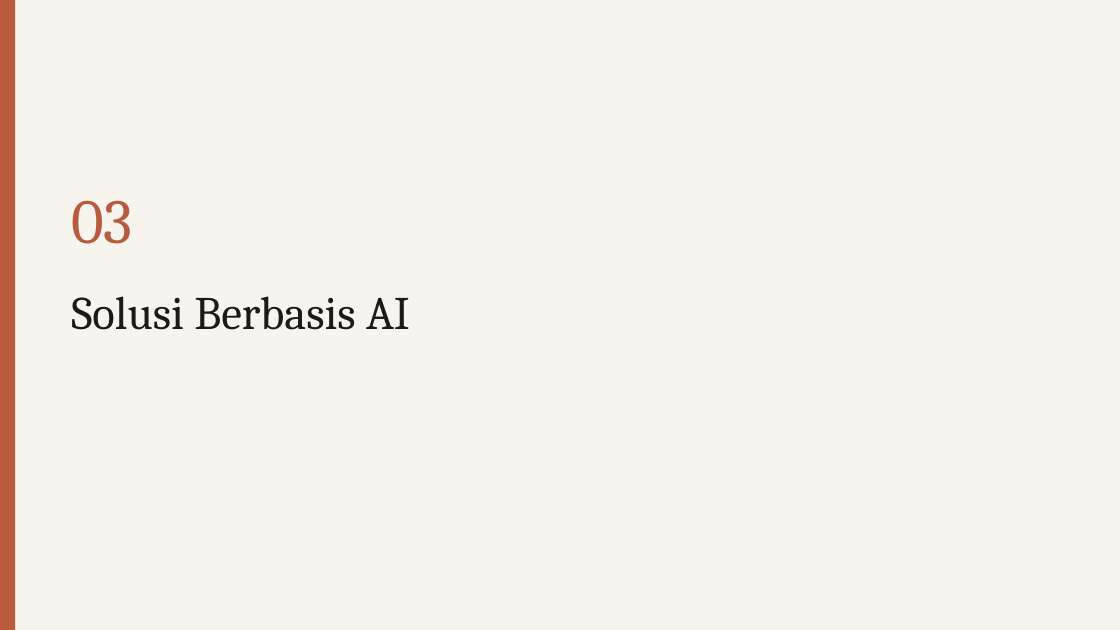
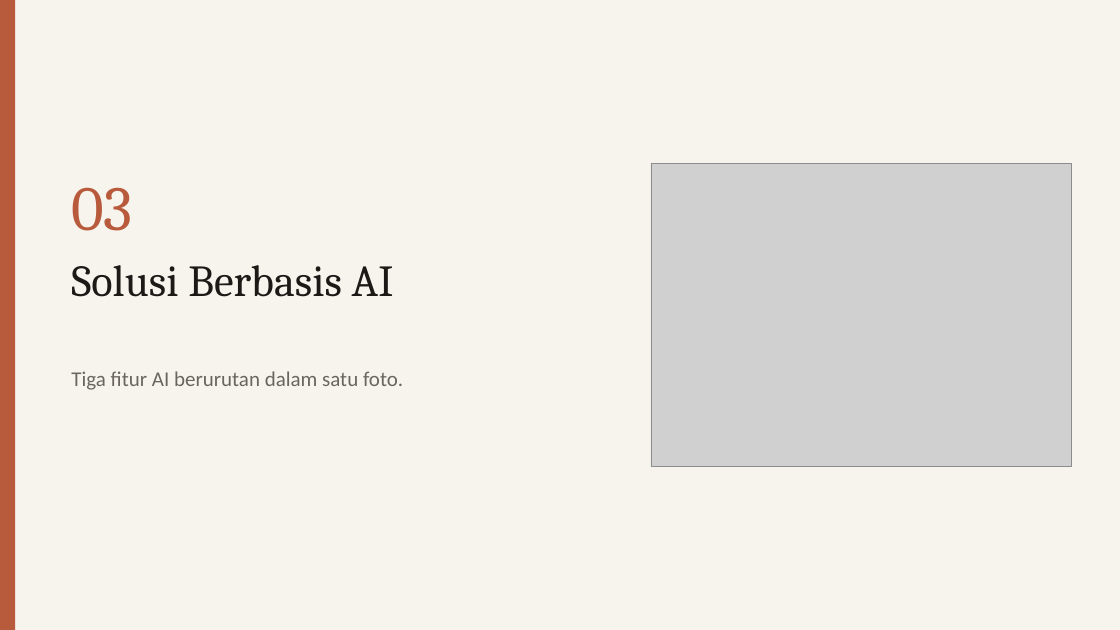
Before and after one commit to dendyramdhan/PantangMakan, a slide deck: slide 6 of presentasi/PantangMakan.pptx. Drawn at 1120x630 pixels with LibreOffice and Linux fonts; fonts in the diff are those of the drawing; grey boxes stand for pictures. Boxes give left, top, right and bottom in pixels: in the first picture for what was removed or moved away, otherwise in the second. Text is boxed around its words. In the diff, an @@ line names an element or a change of style, - is before the commit and + after.

```diff
--- a/presentasi/PantangMakan.pptx
+++ b/presentasi/PantangMakan.pptx
@@ text "03": place and size @@
-text "03" at bbox=[71, 200, 133, 244]
+text "03" at bbox=[71, 187, 133, 231]
@@ picture added at bbox=[651, 163, 1071, 466] @@
@@ text "Solusi Berbasis AI": place and size @@
-text "Solusi Berbasis AI" at bbox=[71, 296, 410, 330]
+text "Solusi Berbasis AI" at bbox=[71, 265, 394, 297]
@@ text "Solusi Berbasis AI" at bbox=[71, 265, 394, 297]: size 40 to 38 pt; vertical alignment middle to top @@
@@ text added at bbox=[71, 371, 403, 390], 18 pt, text #6B6560 @@
+Tiga fitur AI berurutan dalam satu foto.
```
Also in this commit, not shown: 9 other slides changed, 3 slides added, 3 slides removed, 7 other files.
